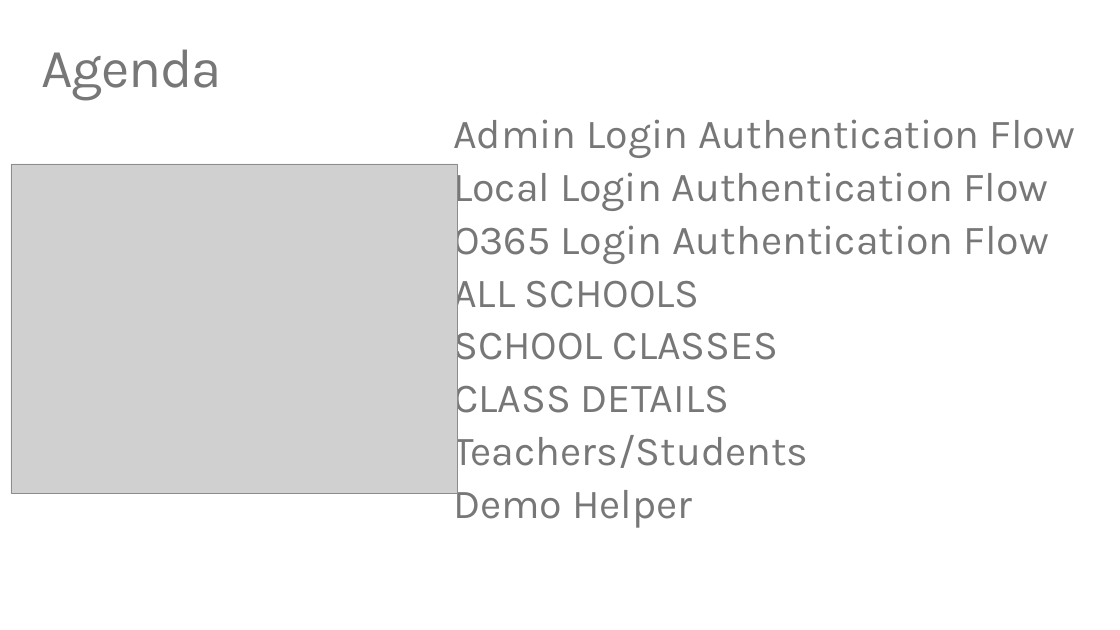
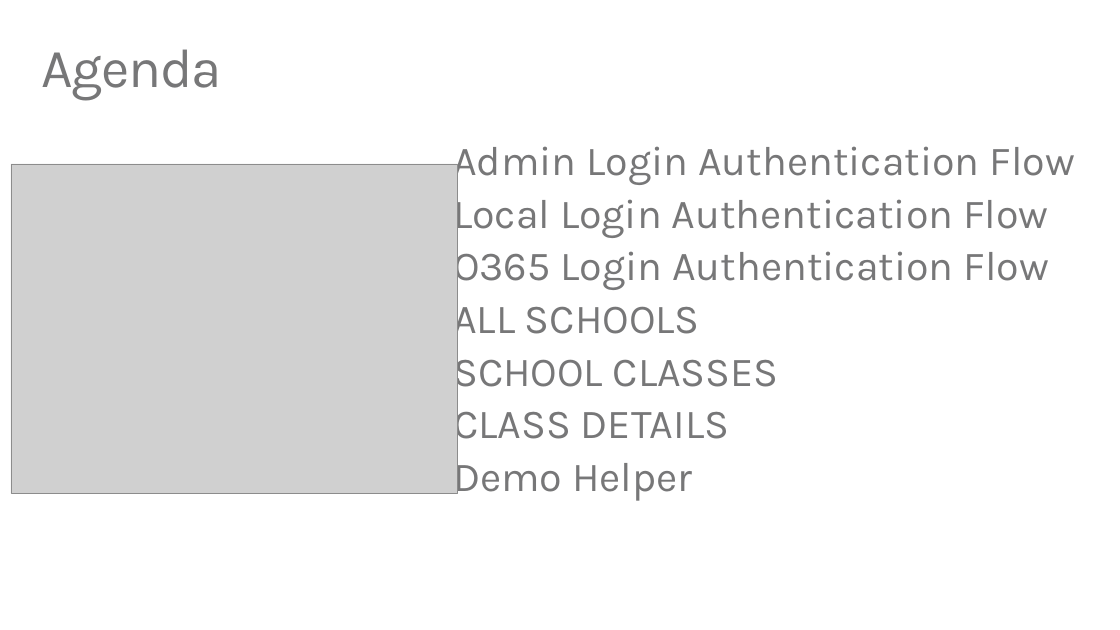
Before and after one commit to TylerLu/O365-EDU-PHP-Samples, a slide deck: slide 2 of EDU GRAPH-API Demo Script.pptx. Drawn at 1120x630 pixels with LibreOffice and Linux fonts; fonts in the diff are those of the drawing; grey boxes stand for pictures. Boxes give left, top, right and bottom in pixels: in the first picture for what was removed or moved away, otherwise in the second. Text is boxed around its words. In the diff, an @@ line names an element or a change of style, - is before the commit and + after.

```diff
--- a/EDU GRAPH-API Demo Script.pptx
+++ b/EDU GRAPH-API Demo Script.pptx
@@ text at (453, 428, 808, 476): paragraph removed @@
-Teachers/Students
```
Also in this commit, not shown: 5 other slides changed, 1 slide added, 2 slides removed, 54 other files.
